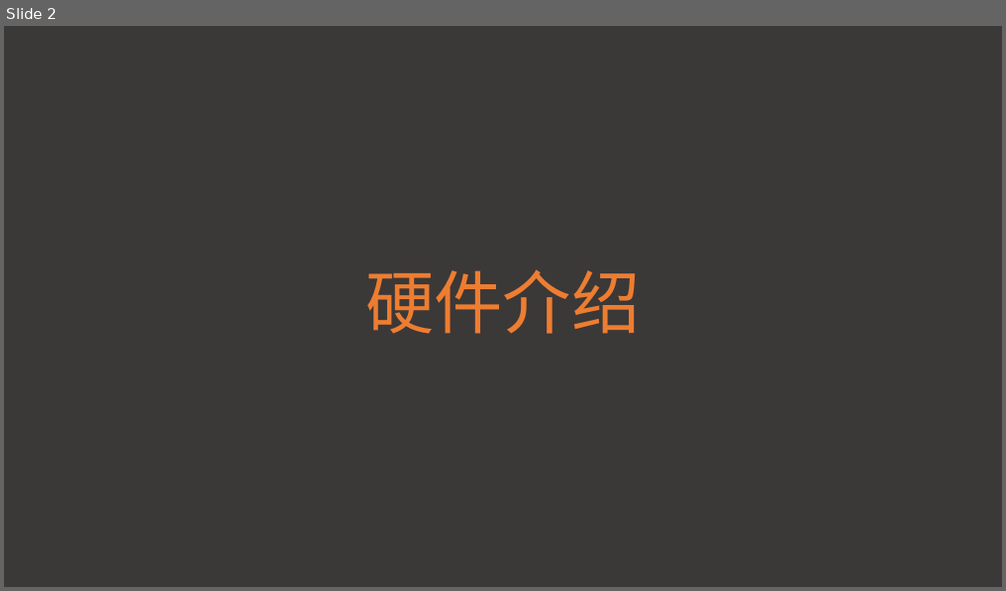
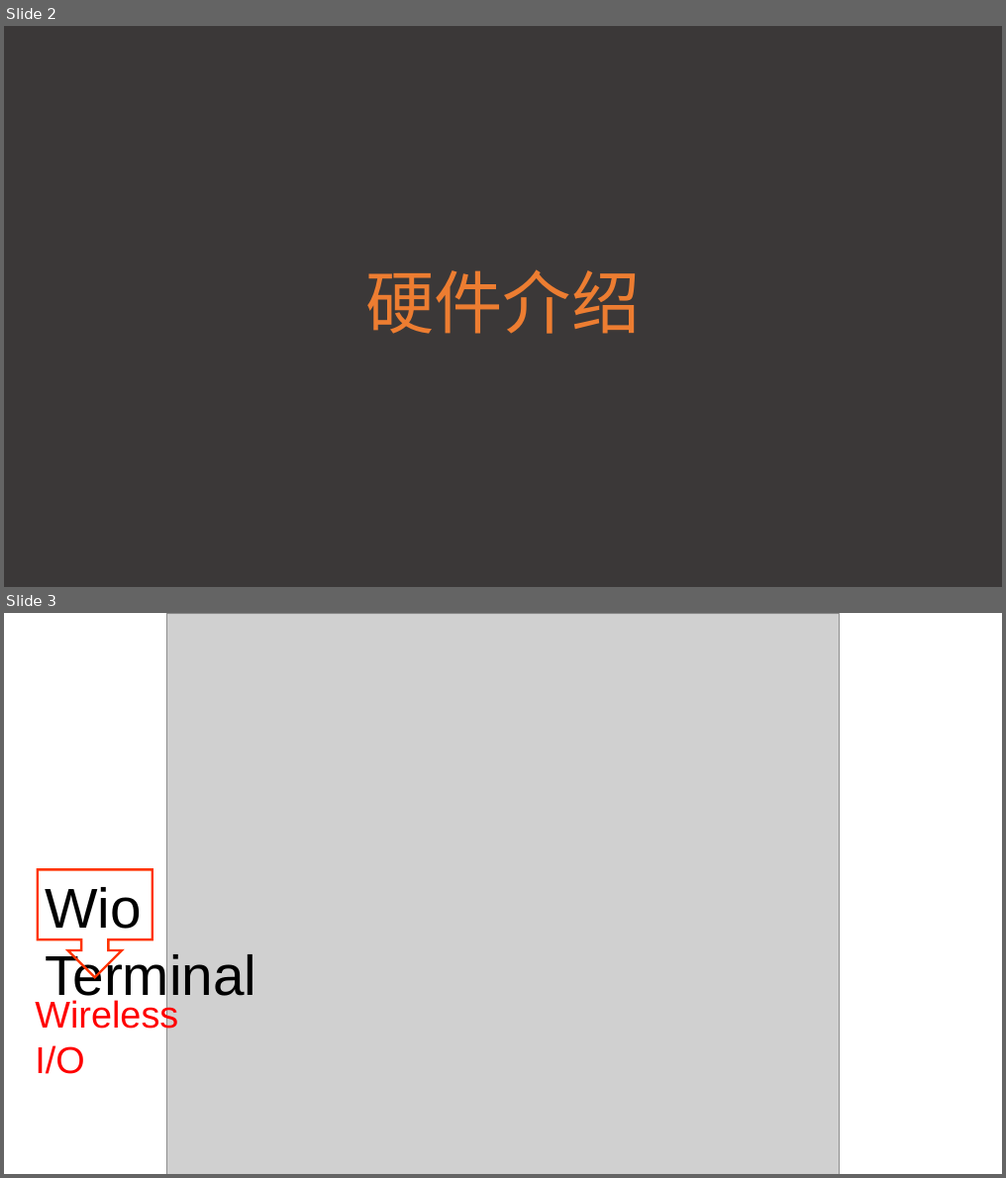
Before and after one commit to luhuadong/funpack-wio-terminal, a slide deck: docs/Funpack12_WioT_WeatherBox.pptx. Shown one above the other, each under a label of ours: slide 2 before the commit, slides 2 and 3 after it. The pictures are 1006x591 and 1006x1178 pixels, drawn with LibreOffice and Linux fonts; fonts in the diff are those of the drawing; grey boxes stand for pictures. Boxes give left, top, right and bottom in pixels: in the first picture for what was removed or moved away, otherwise in the second. Text is boxed around its words. In the diff, an @@ line names an element or a change of style, - is before the commit and + after.

```diff
--- a/docs/Funpack12_WioT_WeatherBox.pptx
+++ b/docs/Funpack12_WioT_WeatherBox.pptx
@@ slide 3 added at box(4, 613, 1002, 1174), background #FFFFFF @@
@@ picture added at box(167, 613, 839, 1174) @@
@@ down arrow callout added at box(38, 869, 152, 977), outline #FF3300 2.25 pt @@
@@ text added at box(45, 887, 256, 1005), 54 pt, text #000000 @@
+Wio Terminal
@@ text added at box(35, 998, 178, 1074), 36 pt, text #FF0000 @@
+Wireless I/O
```
Also in this commit, not shown: 2 slides changed, 3 other slides added, 1 slide removed, 2 other files.
